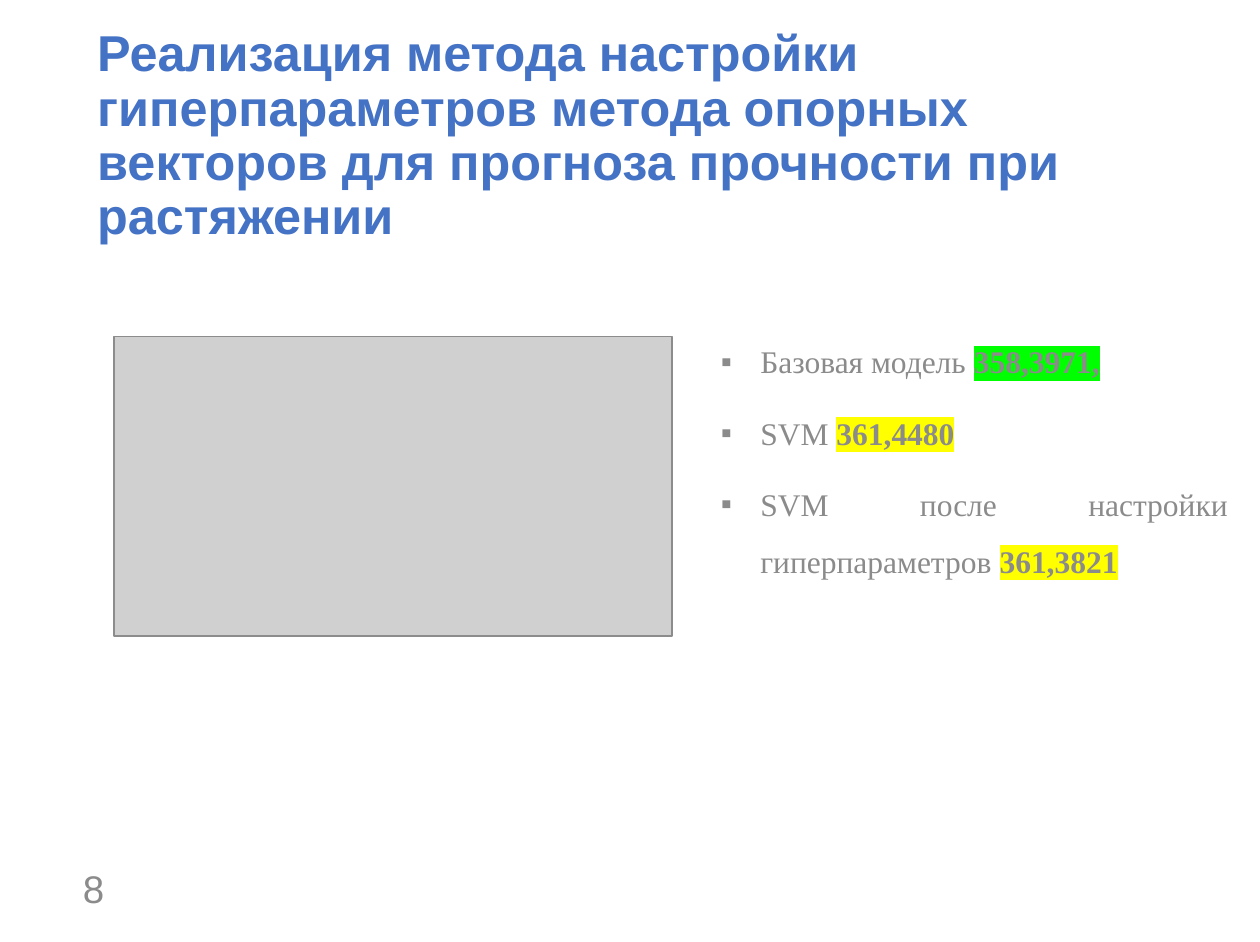
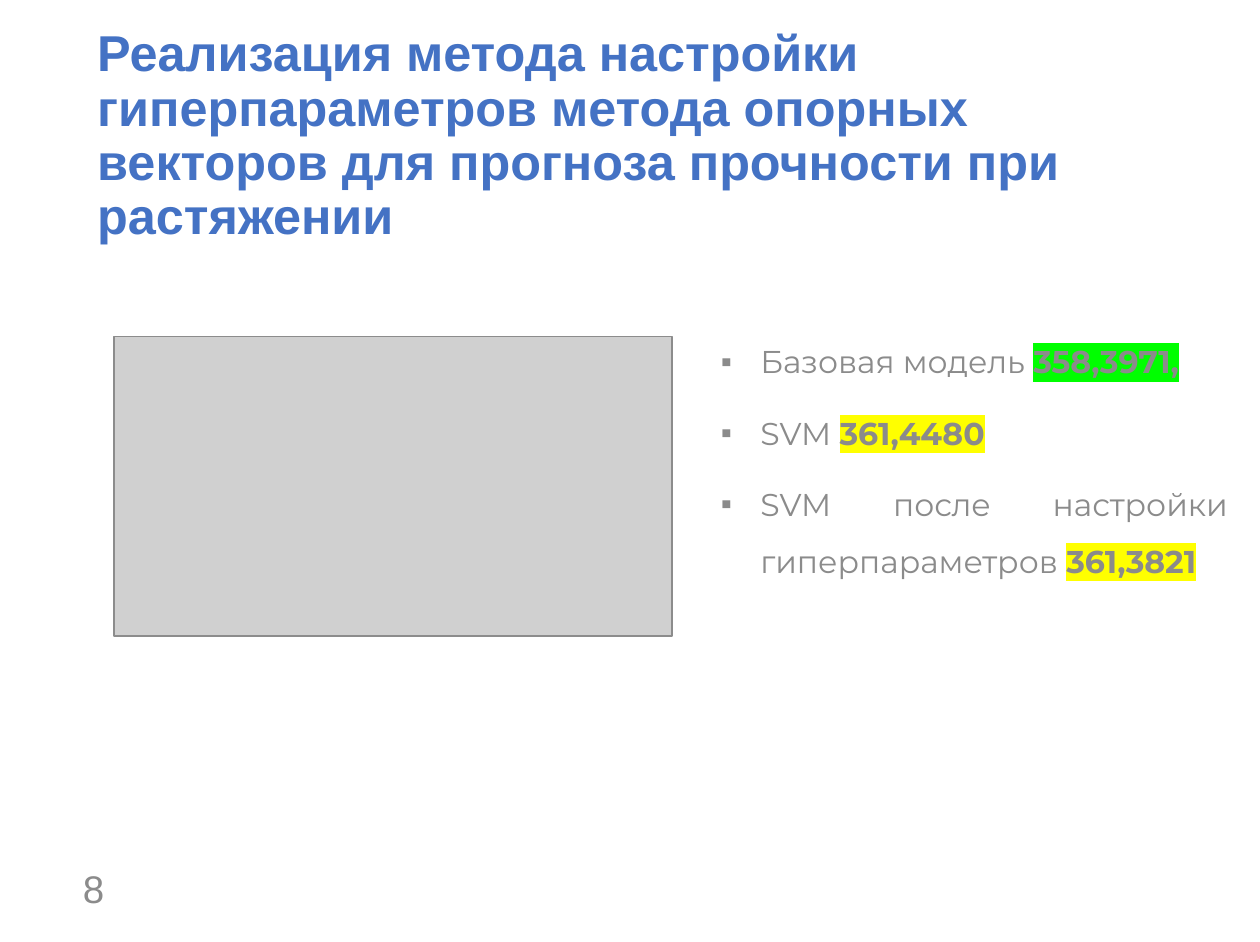
Before and after one commit to 00Maria/VKR, a slide deck: slide 8 of Презентация Калиновская МВ.pptx. Drawn at 1260x942 pixels with LibreOffice and Linux fonts; fonts in the diff are those of the drawing; grey boxes stand for pictures; background and template pictures are left out. Boxes give left, top, right and bottom in pixels: in the first picture for what was removed or moved away, otherwise in the second. Text is boxed around its words. In the diff, an @@ line names an element or a change of style, - is before the commit and + after.

```diff
--- a/Презентация Калиновская МВ.pptx
+++ b/Презентация Калиновская МВ.pptx
@@ text "Базовая модель 358,3971," at <box>760,350,1228,579</box>: font Times New Roman to Montserrat @@
```
Also in this commit, not shown: 5 other slides changed, 2 other files.
